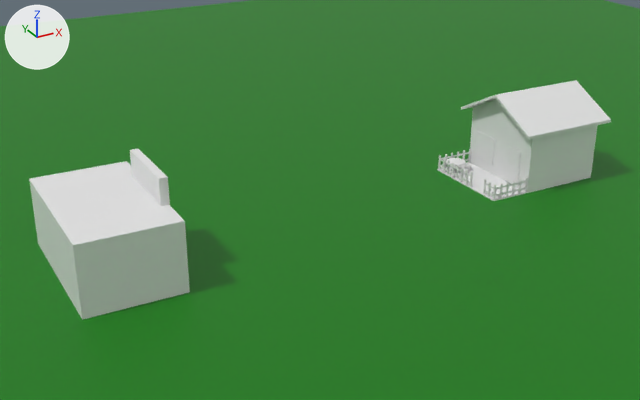
Renders of the Blender file Assets/models/map.blend from each side of a commit.
Rendered twice from a 50 mm lens placed at (-12.38, -21.17, 11.19), pointed at (-0.69, 0.08, 0.56). Lighting does not change. The marker at upper left points along +X, +Y and +Z.
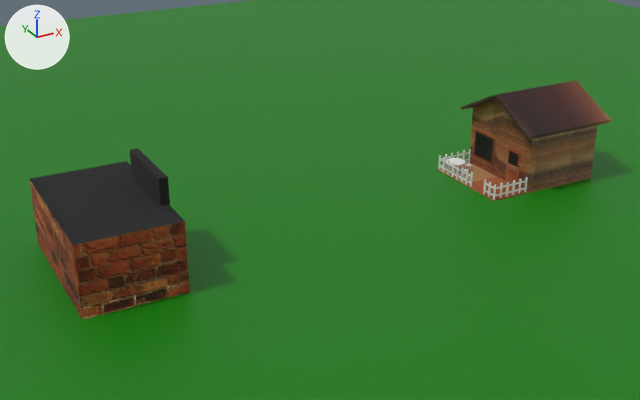
Boxes [x1, y1, x2, y2] around the edits, measured in the pictures (640 x 400 px):
'Cube', recoloured, surface changed
    both: [29, 149, 190, 320]
'Cube.001', recoloured, surface changed
    both: [437, 80, 611, 201]
part 2 of me_cube_002, recoloured (white to brown)
    both: [437, 146, 591, 201]
part 3 of me_cube_002, recoloured
    both: [508, 151, 518, 166]
part 4 of me_cube_002, recoloured (grey to black)
    both: [475, 132, 493, 162]
part 5 of me_cube_002, surface changed
    both: [461, 80, 611, 192]

Patch to the scene script:
```diff
--- a/Assets/models/map.blend.py
+++ b/Assets/models/map.blend.py
@@ img_wood_275854_960_720_2117739115_jpg @@
+img_wood_275854_960_720_2117739115_jpg = load_image('wood-275854_960_720-2117739115.jpg', 'Textures/Map/wood-275854_960_720-2117739115.jpg', 960, 642, 'sRGB')
@@ img_texturemap1_png @@
+img_texturemap1_png = load_image('texturemap1.png', 'Textures/Map/texturemap1.png', 1024, 1024, 'sRGB')
@@ mat_material_003 @@
+mat_material_003 = principled_material('Material.003')
+mat_material_003.base_color = (0.000439, 0.000285, 0.000251)  # black #010101
@@ mat_material_002 @@
+mat_material_002 = principled_material('Material.002')
+mat_material_002.texture = img_wood_275854_960_720_2117739115_jpg
@@ mat_material_001 @@
+mat_material_001 = principled_material('Material.001')
+mat_material_001.texture = img_texturemap1_png
+mat_material_001.roughness = 1.0
@@ me_cube_001 @@
 me_cube_001.from_pydata(...)  # 72 vertices, 70 faces; spans x -1.0..1.02, y -1.0..1.0, z -1.0..1.75
 # used by ob_cube; location = (-7.15, 0.0, 0.99); scale = (1.37, 2.31, 1.0)
+# me_cube_001 part 1: texture (UV) coordinates of 64 of 70 faces, centred in x -1.0..1.02, y -1.0..1.0, z -0.99..1.75, changed; they spanned u 0.38..0.88, v 0.0..1.0 and now span u 0.0..1.0, v 0.0..0.79
+me_cube_001.materials.append(mat_material_001)  # picture img_texturemap1_png
@@ me_cube_002 @@
 me_cube_002.from_pydata(...)  # 128 vertices, 117 faces; spans x -1.98..1.25, y -1.14..1.14, z -1.04..1.87
 # used by ob_cube_001; location = (7.35, 0.0, 1.04); scale = (1.37, 1.5, 1.0)
+# me_cube_002 part 2: 115 of the faces centred in x -1.98..1.25, y -1.14..1.14, z -1.04..1.49 switch from no material to mat_material_002 (picture img_wood_275854_960_720_2117739115_jpg)
+# me_cube_002 part 3: the 1 face centred in x -1.02, y -0.5, z -0.1 switches from no material to mat_material_003 (black #010101)
+# me_cube_002 part 4: the 1 face centred in x -1.02, y 0.5, z -0.2 switches from no material to mat_material_003 (black #010101)
+# me_cube_002 part 5: texture (UV) coordinates of 75 of 117 faces, centred in x -1.25..1.25, y -1.14..1.14, z -0.83..1.49, changed; they spanned u 0.0..0.62, v 0.0..1.0 and now span u -0.42..1.42, v -3.17..4.17
+me_cube_002.materials.append(mat_material_003)  # black #010101
```
